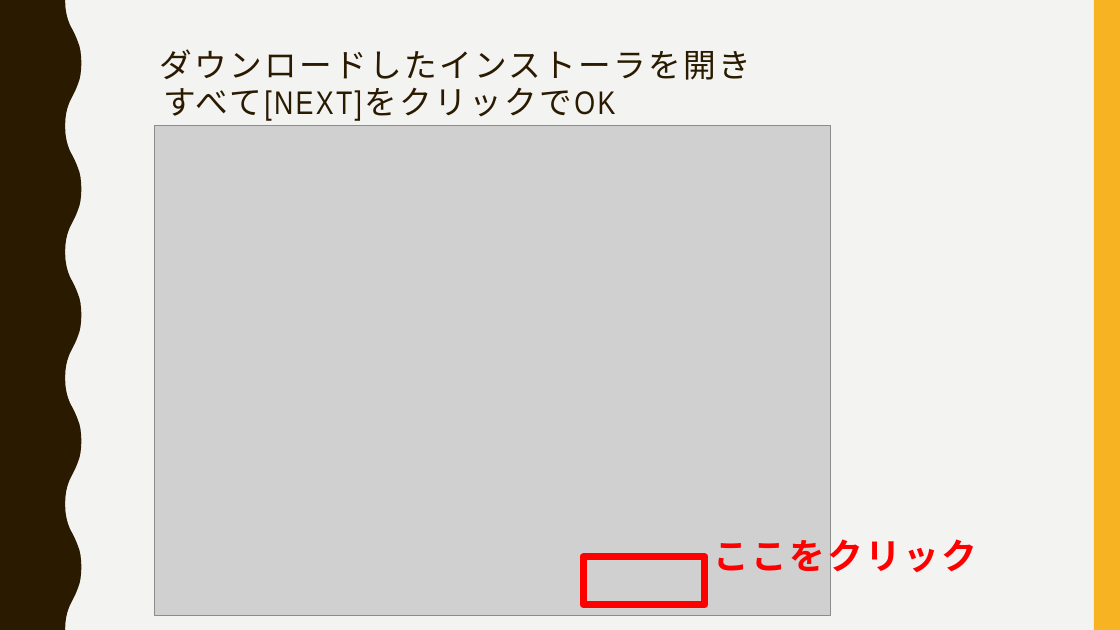
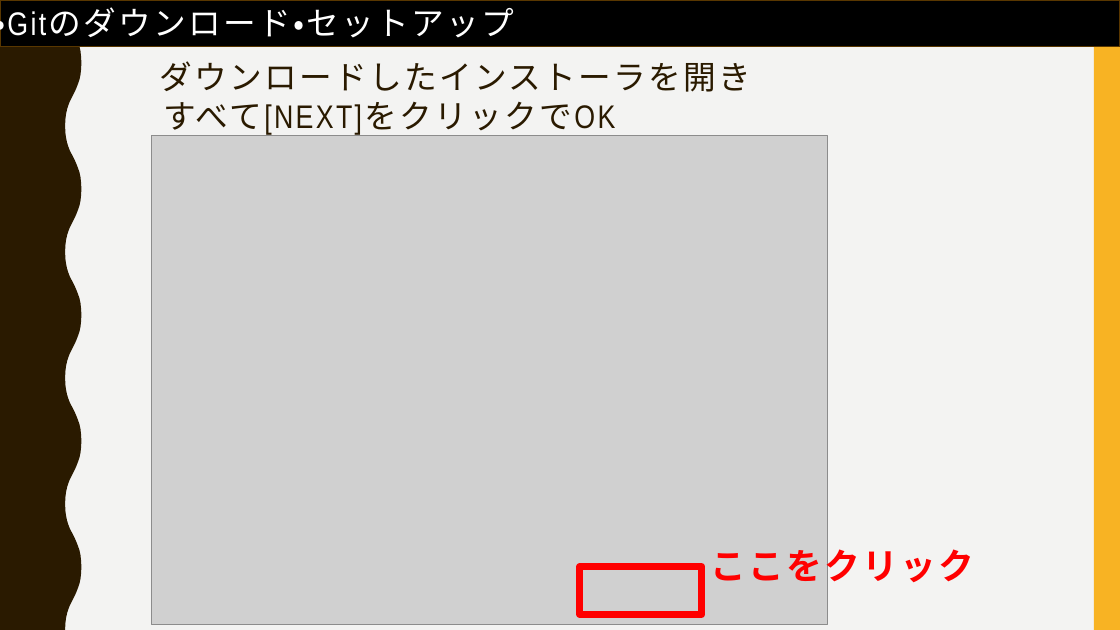
Before and after one commit to FIY24554/git_test, a slide deck: slide 20 of gitについて_加藤.pptx (slide 18 before the commit). Drawn at 1120x630 pixels with LibreOffice and Linux fonts; fonts in the diff are those of the drawing; grey boxes stand for pictures. Boxes give left, top, right and bottom in pixels: in the first picture for what was removed or moved away, otherwise in the second. Text is boxed around its words. In the diff, an @@ line names an element or a change of style, - is before the commit and + after.

```diff
--- a/gitについて_加藤.pptx
+++ b/gitについて_加藤.pptx
@@ rectangle added at box(0, 0, 1120, 46), fill #000000, outline #593700 1 pt @@
@@ text added at box(0, 2, 514, 44), 28 pt, text #FFFFFF @@
+・Gitのダウンロード・セットアップ
@@ text "ダウンロードしたインストーラを開き": place and size @@
-text "ダウンロードしたインストーラを開き" at box(160, 49, 751, 80)
+text "ダウンロードしたインストーラを開き" at box(160, 61, 751, 92)
@@ text "すべて[NEXT]をクリックでOK": place and size @@
-text "すべて[NEXT]をクリックでOK" at box(163, 88, 615, 121)
+text "すべて[NEXT]をクリックでOK" at box(163, 102, 615, 136)
@@ 1 picture, 1 text, 1 rectangle: place and size @@
-1 picture, 1 text, 1 rectangle at box(155, 126, 977, 616)
+1 picture, 1 text, 1 rectangle at box(151, 135, 974, 625)
```
Also in this commit, not shown: 22 other slides changed, 16 slides added, 1 slide removed.
